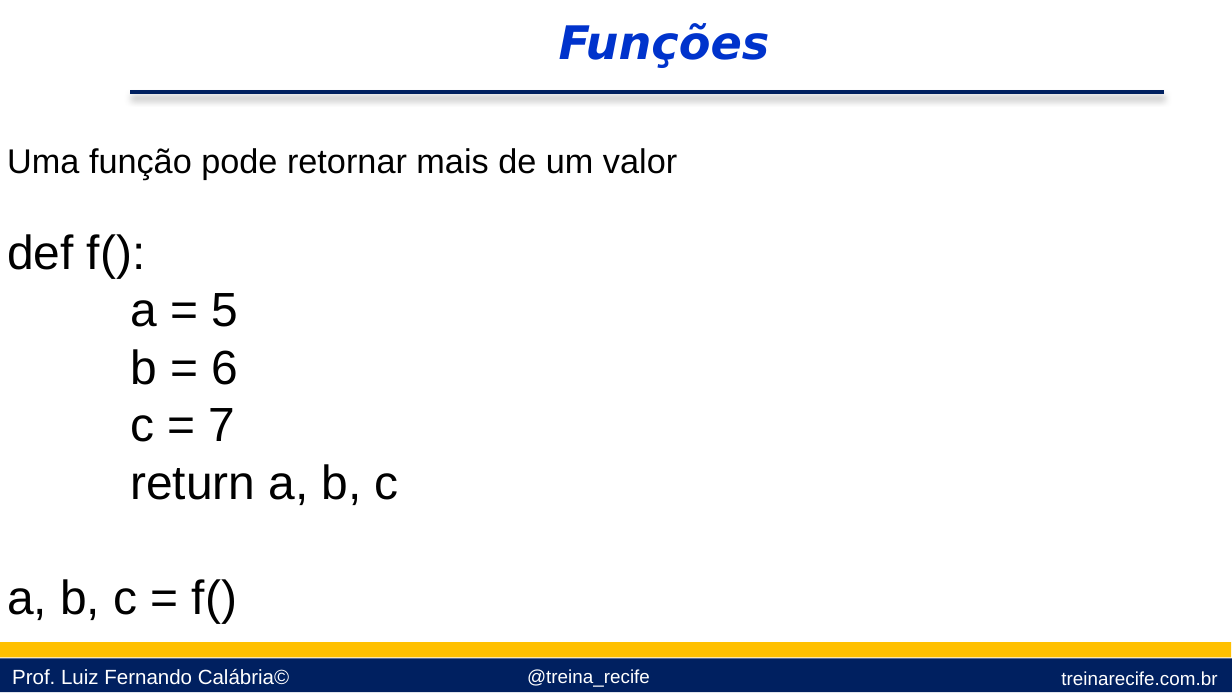
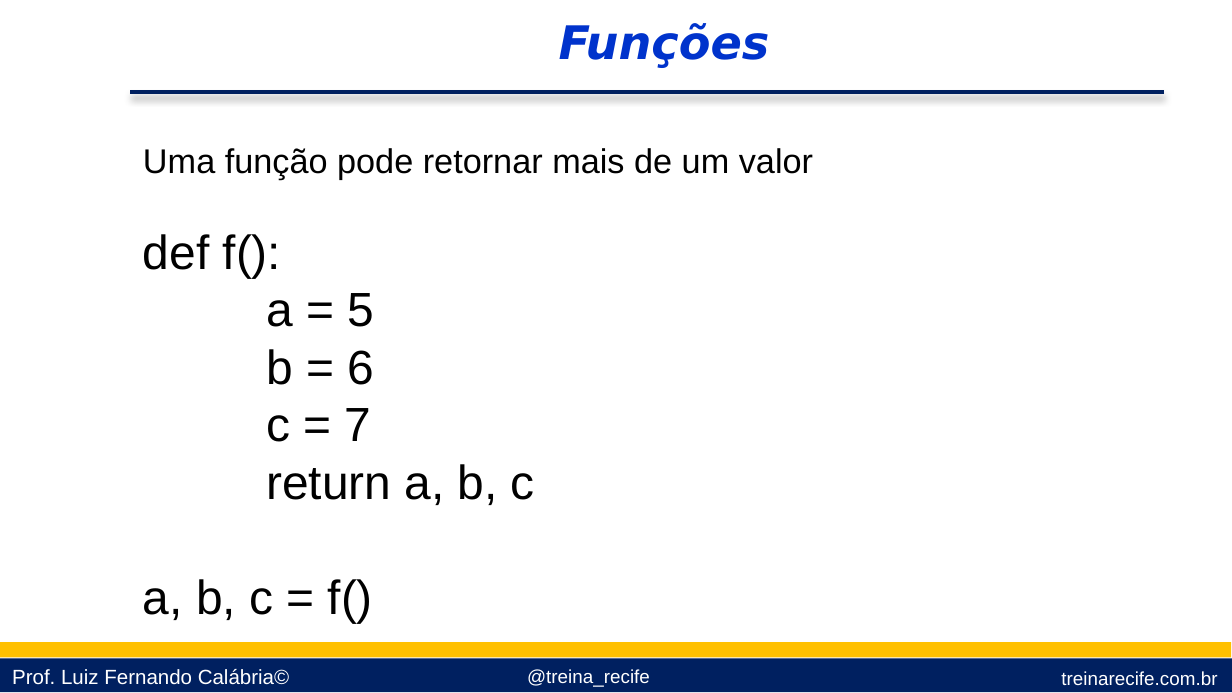
Before and after one commit to lfcalabria/pythonbasico, a slide deck: slide 11 of Apresentações/09 - Funçoes e Pacotes.pptx. Drawn at 1232x693 pixels with LibreOffice and Linux fonts; fonts in the diff are those of the drawing; background and template pictures are left out. Boxes give left, top, right and bottom in pixels: in the first picture for what was removed or moved away, otherwise in the second. Text is boxed around its words. In the diff, an @@ line names an element or a change of style, - is before the commit and + after.

```diff
--- a/Apresentações/09 - Funçoes e Pacotes.pptx
+++ b/Apresentações/09 - Funçoes e Pacotes.pptx
@@ text "Uma função pode retornar mais ...": place and size @@
-text "Uma função pode retornar mais ..." at bbox=[7, 148, 677, 623]
+text "Uma função pode retornar mais ..." at bbox=[143, 148, 813, 623]
```
Also in this commit, not shown: 9 other slides changed, 1 other file.
